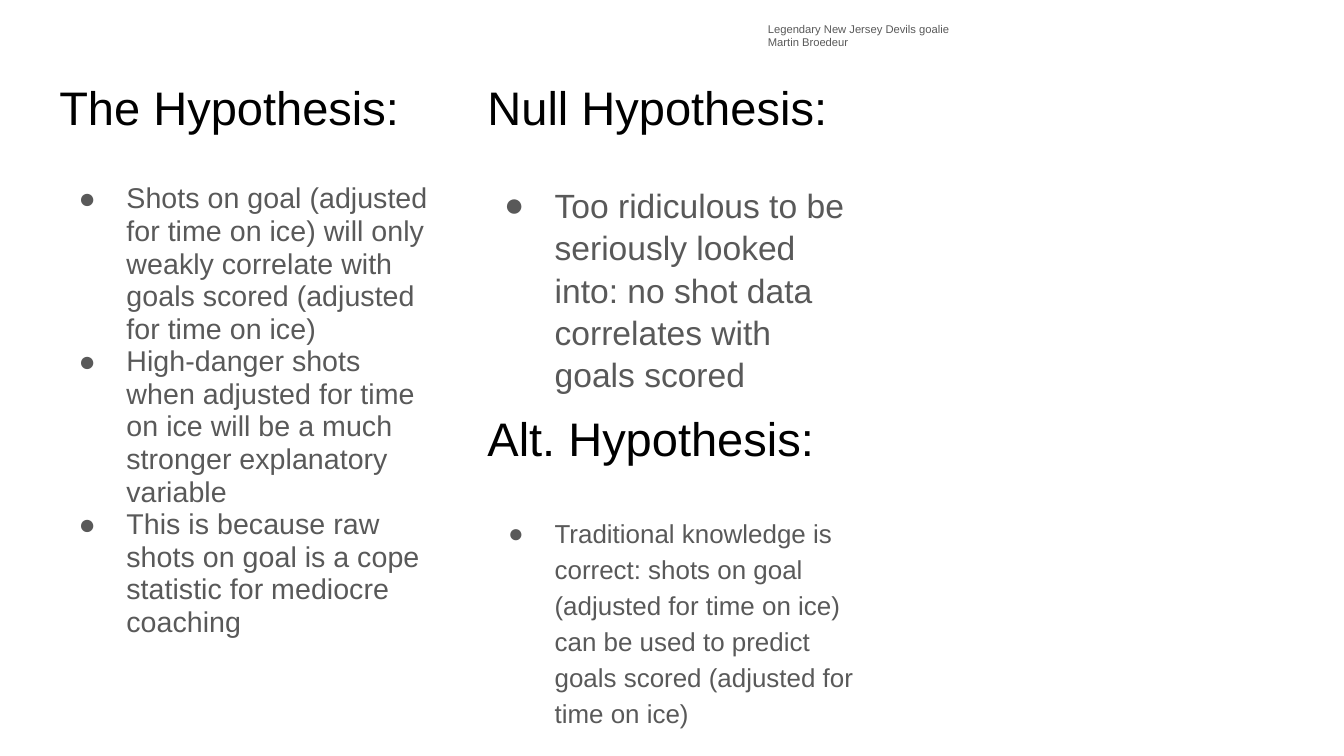
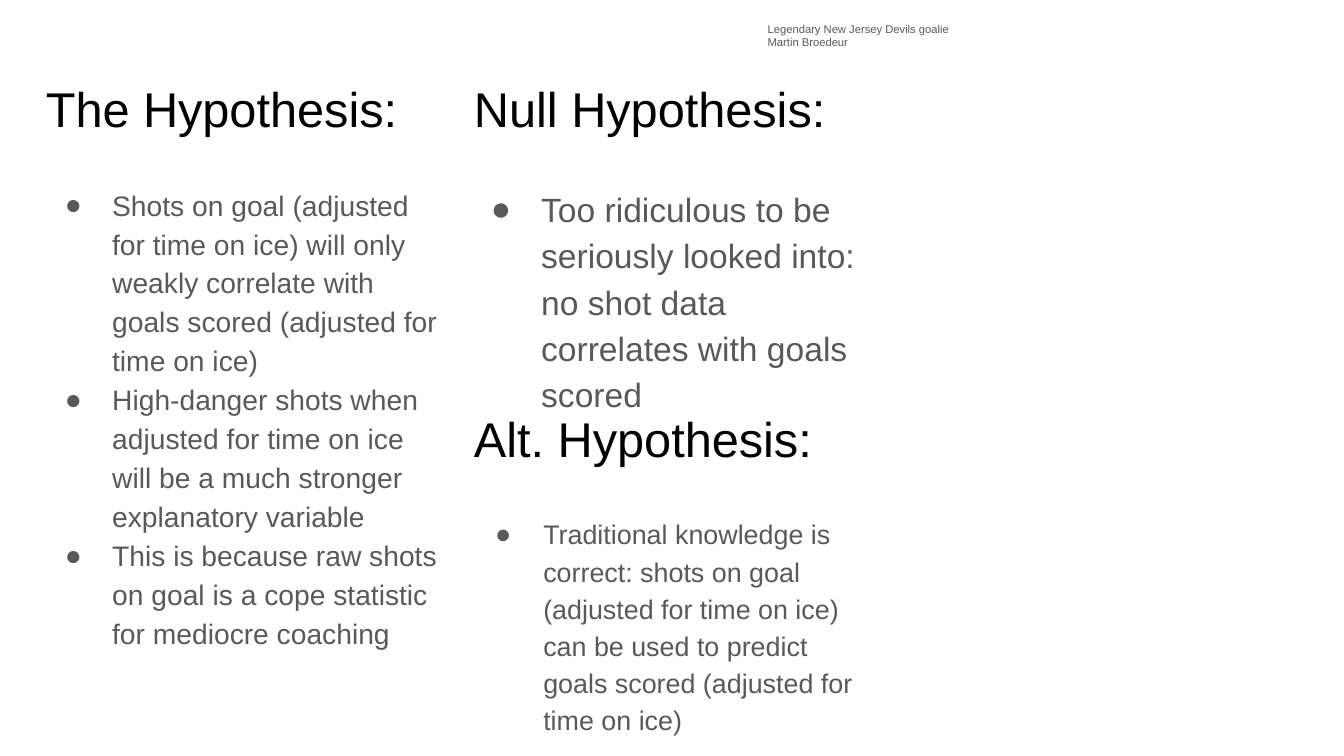
Before and after one commit to rocky-horror/shots-on-goal-data-analysis, a slide deck: slide 3 of PRES.pptx. Drawn at 1344x756 pixels with LibreOffice and Linux fonts; fonts in the diff are those of the drawing; background and template pictures are left out. Boxes give left, top, right and bottom in pixels: in the first picture for what was removed or moved away, otherwise in the second. Text is boxed around its words. In the diff, an @@ line names an element or a change of style, - is before the commit and + after.

```diff
--- a/PRES.pptx
+++ b/PRES.pptx
@@ text "Shots on goal (adjusted for ..." at (112,195,437,649): size 15.3 to 15.1 pt; indent changed; line spacing 0.95 to 1.15 @@
@@ text "Too ridiculous to be seriously ..." at (541,197,854,408): line spacing 1.05 to 1.15 @@
@@ size 25.2 to 26 pt in 3 elements at (46,91,397,136), (474,91,825,136), (474,421,812,467) @@
@@ text "Traditional knowledge is correct: shots ..." at (543,524,852,735): size 13.9 to 14.4 pt; indent changed @@
```
Also in this commit, not shown: 13 other slides changed, 1 slide added, 2 other files.
